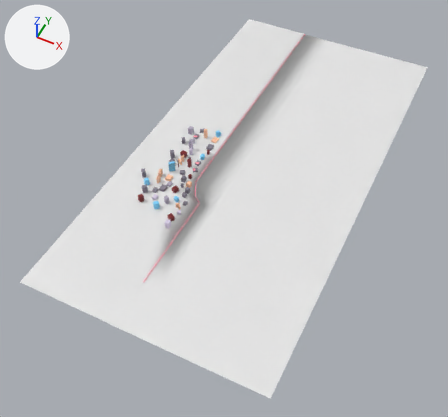
Before and after pictures for a commit that changed the FBX model SourceAssets/Environments/Subway/Skyline/Skyline_Mesh.fbx.
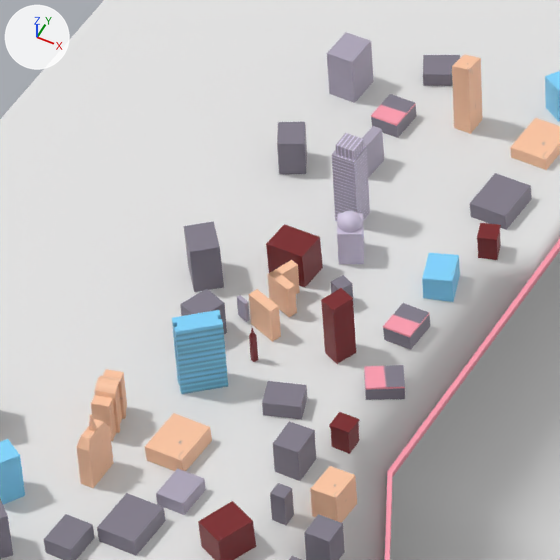
Each version is shown whole from a 50 mm camera at (451.0, -695.0, 806.0) aimed at (102.0, 2.0, -66.0), then close up on the part from 33% to 49% of the width and 29% to 46% of the height. Lighting does not change. The marker at upper left points along +X, +Y and +Z. The older version's two pictures come first.
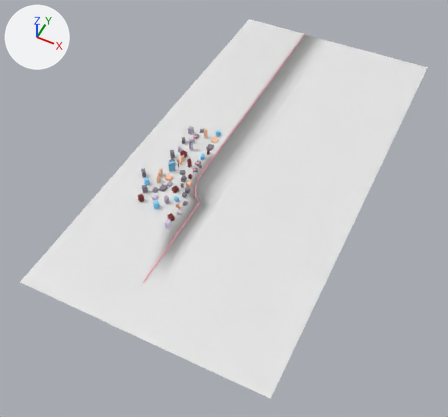
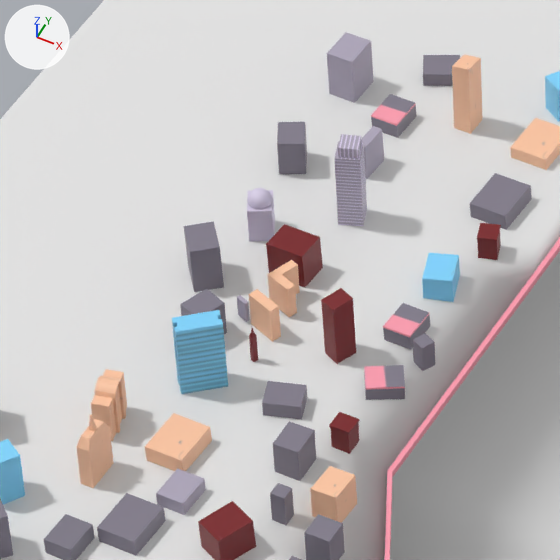
Changed parts and their boxes [x1, y1, x2, y2] in the close-ups (560 x 560 px; the box of a moved part takes in the faces that stretch with it):
part 1 of me_cube, moved or reshaped: before [332, 146, 370, 221]; after [334, 141, 367, 226]
part 2 of me_cube, moved or reshaped: before [331, 275, 353, 298]; after [413, 333, 435, 371]
part 3 of me_cube, moved or reshaped: before [337, 211, 362, 232]; after [247, 188, 272, 209]
part 4 of me_cube, moved or reshaped: before [337, 213, 364, 264]; after [247, 190, 275, 241]
part 5 of me_cube, moved or reshaped: before [336, 133, 364, 160]; after [338, 134, 362, 158]

What changed in the scene script:
```text
Change me_cube:
    where me_cube.from_pydata(...)  # 1595 vertices, 1134 faces; spans x -88.0..341.0, y -334.0..517.0, z -32.0..25.0
    used by ob_cube; location = (0.0, 0.0, 0.0)
    me_cube part 1: the loose piece of 8 vertices spanning x 3.0..9.0, y 52.0..58.0, z 1.0..23.0 is scaled about its middle by (0.938, 0.938, 1)
    me_cube part 2: the loose piece of 8 vertices spanning x 16.0..21.0, y 26.0..31.0, z -3.0..8.0 is moved by (26.0, -9.0, 0.0)
    me_cube part 3: the loose piece of 257 vertices spanning x 9.0..15.0, y 41.0..47.0, z 11.0..14.0 is moved by (-23.0, -3.0, 0.0)
    me_cube part 4: the loose piece of 8 vertices spanning x 8.0..16.0, y 39.0..49.0, z 1.0..11.0 is moved by (-23.0, -3.0, 0.0)
    me_cube part 5
    me_cube.vertices[34].co: (4.0, 53.0, 25.0) -> (5.0, 52.0, 25.0)  # pixel (335, 145) -> pixel (337, 148)
    me_cube.vertices[35].co: (4.0, 53.0, 22.0) -> (5.0, 52.0, 22.0)  # pixel (336, 154) -> pixel (338, 157)
    me_cube.vertices[36].co: (4.0, 58.0, 22.0) -> (3.0, 57.0, 22.0)
    me_cube.vertices[37].co: (4.0, 58.0, 25.0) -> (3.0, 57.0, 25.0)  # pixel (345, 132) -> pixel (340, 134)
    me_cube.vertices[38].co: (9.0, 53.0, 22.0) -> (10.0, 54.0, 22.0)  # pixel (354, 160) -> pixel (358, 158)
    me_cube.vertices[39].co: (9.0, 53.0, 25.0) -> (10.0, 54.0, 25.0)  # pixel (353, 151) -> pixel (358, 149)
    me_cube.vertices[40].co: (9.0, 58.0, 22.0) -> (8.0, 59.0, 22.0)  # pixel (364, 148) -> pixel (361, 144)
    me_cube.vertices[41].co: (9.0, 58.0, 25.0) -> (8.0, 59.0, 25.0)  # pixel (363, 138) -> pixel (361, 135)
```
